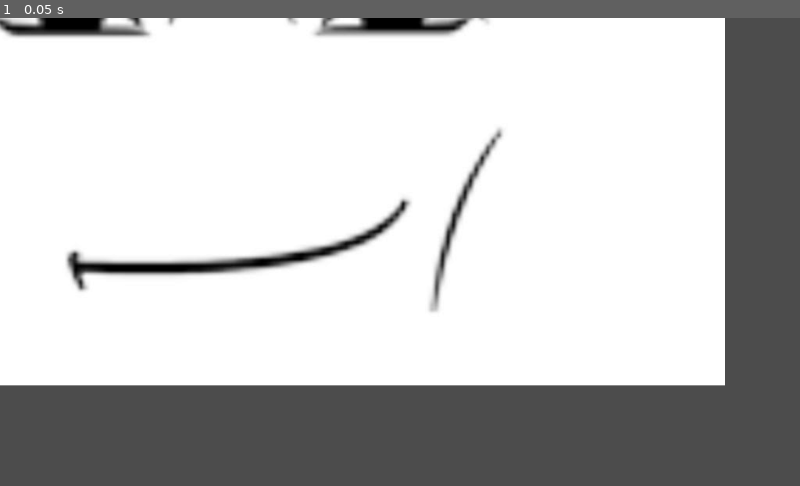
Above: before the commit, frame 1.
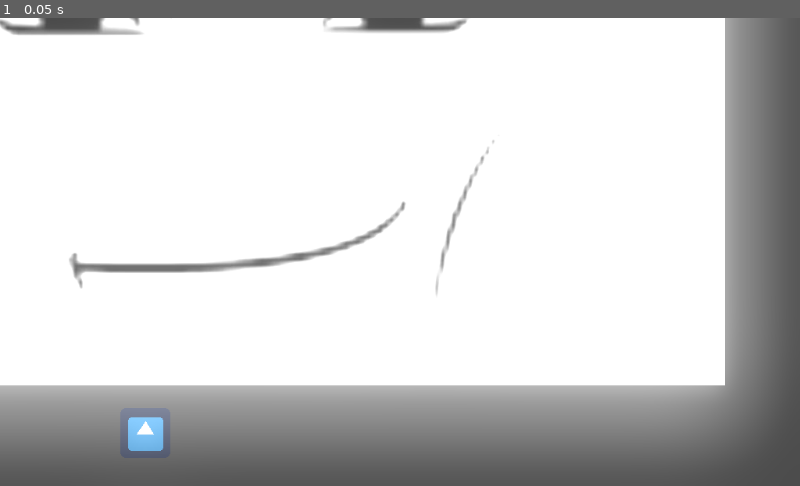
Above: after the commit, the same moment.

Repository: gfifgfifofich/test1
Game: Godot game, scene res://main.tscn
Two runs of this game, one before a commit and one after it. Both use one fixed random seed, a clock stepped at 60 frames per second and the inputs below. The project has no main scene, so this scene is started directly. The engine's default icon, where the game draws it, is replaced by a stand-in: a white triangle on a blue panel in a dark square.
Inputs:
- Up to frame 1 (0.05 s): no input

The runs differ from the first frame. In frame 1, 24% of the frame differs, in the area x 0-98%, y 0-96%.

Commit message:
Update main.tscn

Diff:
--- a/project/main.tscn
+++ b/project/main.tscn
@@ -1,6 +1,16 @@
-[gd_scene load_steps=2 format=2]
+[gd_scene load_steps=4 format=2]
 
-[ext_resource path="res://maxresdefault.jpg" type="Texture" id=1]
+[ext_resource path="res://icon.png" type="Texture" id=1]
+[ext_resource path="res://maxresdefault.jpg" type="Texture" id=2]
+
+[sub_resource type="Environment" id=1]
+background_mode = 4
+glow_enabled = true
+glow_intensity = 0.85
+glow_strength = 1.21
+glow_blend_mode = 0
+glow_bicubic_upscale = true
+glow_high_quality = true
 
 [node name="Node2D" type="Node2D"]
 position = Vector2( 78, 102 )
@@ -9,4 +19,11 @@
 
 [node name="Maxresdefault" type="Sprite" parent="Sprite"]
 position = Vector2( 210, 9 )
+texture = ExtResource( 2 )
+
+[node name="Icon" type="Sprite" parent="."]
+position = Vector2( 108, 430 )
 texture = ExtResource( 1 )
+
+[node name="WorldEnvironment" type="WorldEnvironment" parent="."]
+environment = SubResource( 1 )
